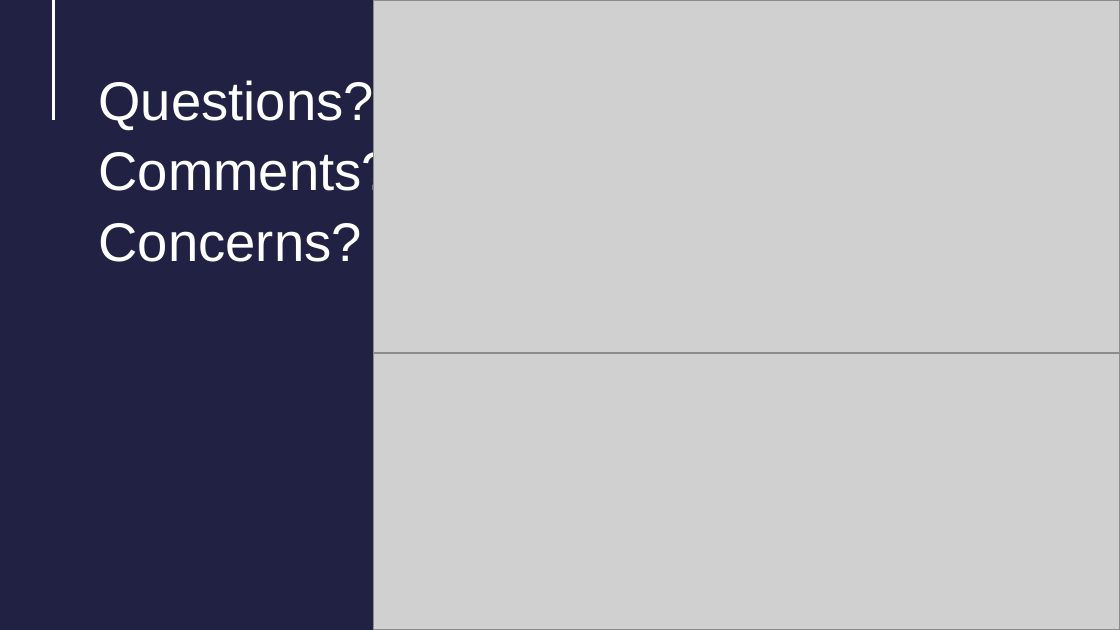
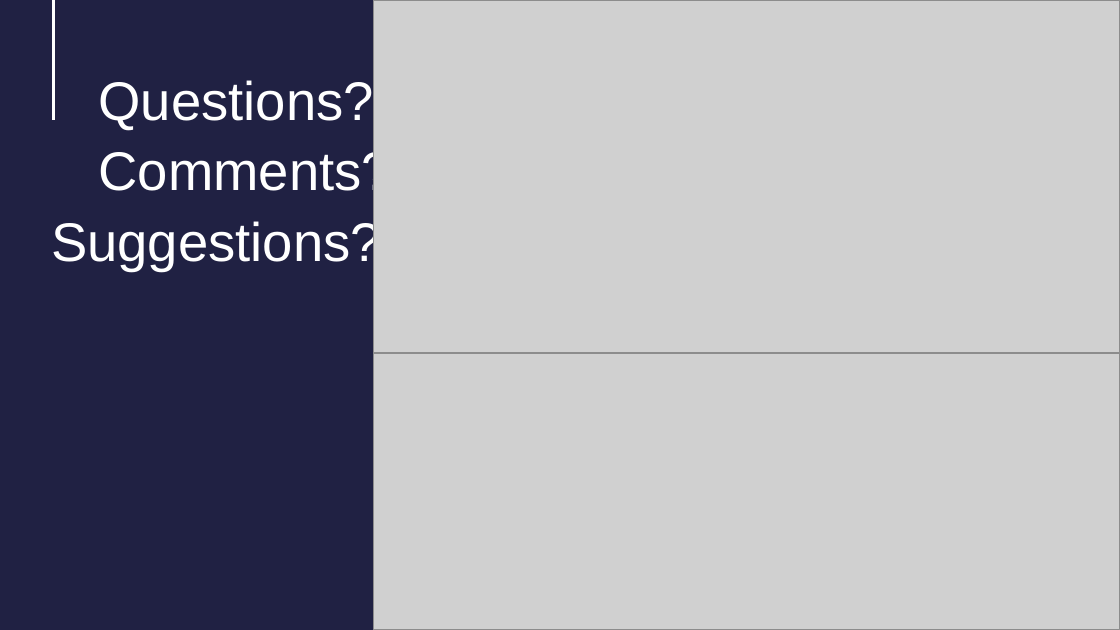
Before and after one commit to dimmediato/R_Project, a slide deck: slide 18 of PowerPoint/R_Project_Presentation.pptx. Drawn at 1120x630 pixels with LibreOffice and Linux fonts; fonts in the diff are those of the drawing; grey boxes stand for pictures; background and template pictures are left out. Boxes give left, top, right and bottom in pixels: in the first picture for what was removed or moved away, otherwise in the second. Text is boxed around its words. In the diff, an @@ line names an element or a change of style, - is before the commit and + after.

```diff
--- a/PowerPoint/R_Project_Presentation.pptx
+++ b/PowerPoint/R_Project_Presentation.pptx
@@ text at <box>51,218,381,271</box>: text changed @@
-Concerns?
+Suggestions?
```
Also in this commit, not shown: 1 other slide changed, 1 other file.
